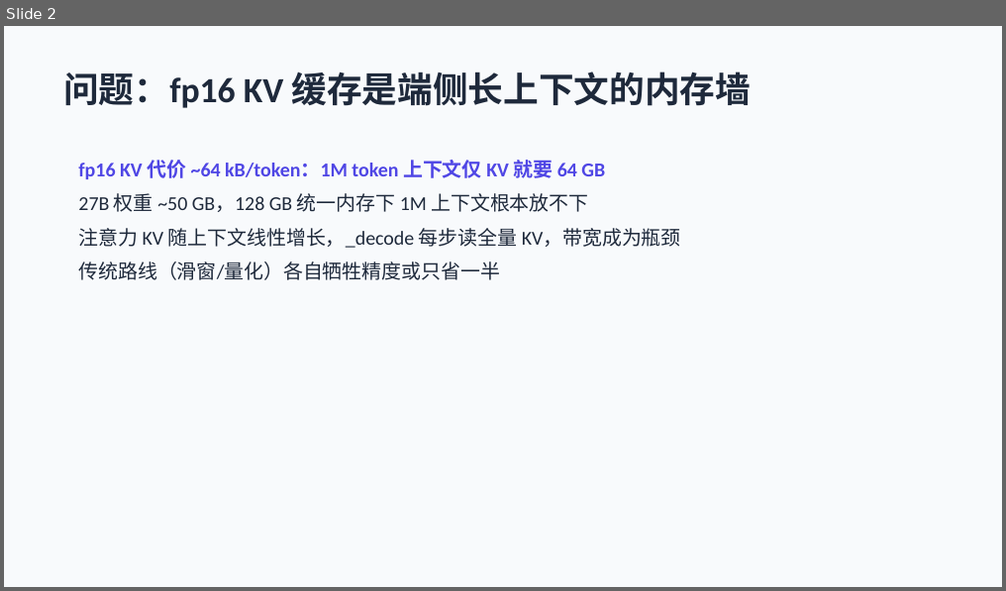
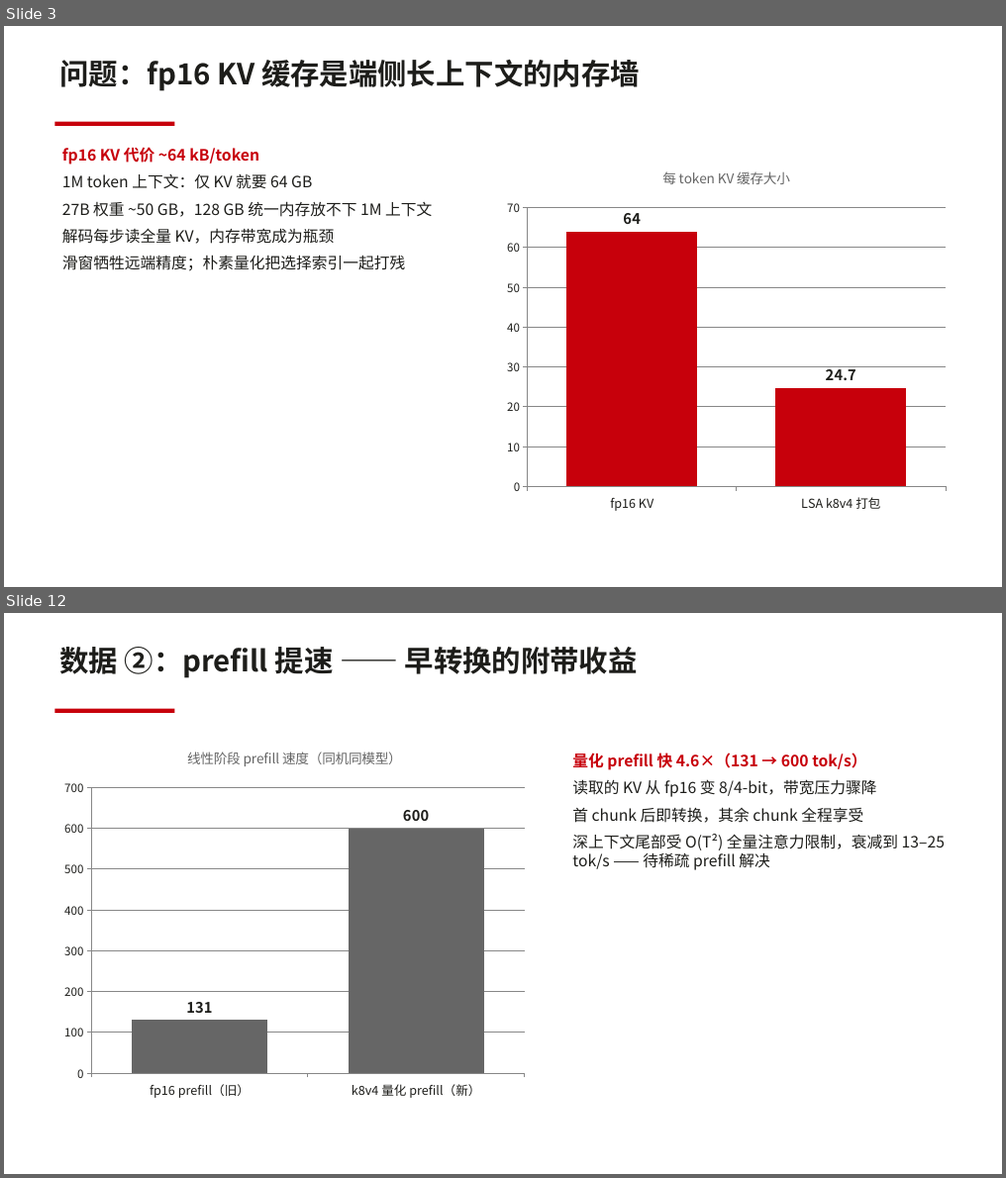
Before and after one commit to dahai80/fusion-lsa, a slide deck: docs/latent-spars-attention-mlx.pptx. Shown one above the other, each under a label of ours: slide 2 before the commit, slides 3 and 12 after it; the slides between them are not shown. The pictures are 1006x591 and 1006x1178 pixels, drawn with LibreOffice and Linux fonts; fonts in the diff are those of the drawing. Boxes give left, top, right and bottom in pixels: in the first picture for what was removed or moved away, otherwise in the second. Text is boxed around its words. In the diff, an @@ line names an element or a change of style, - is before the commit and + after.

```diff
--- a/docs/latent-spars-attention-mlx.pptx
+++ b/docs/latent-spars-attention-mlx.pptx
@@ slide 12 added at (4,613,1002,1174), background #FFFFFF @@
@@ text added at (60,647,638,678), 28 pt, text #1D1D1A, bold @@
+数据 ②：prefill 提速 —— 早转换的附带收益
@@ rectangle added at (54,709,174,713), fill #C7000B @@
@@ column chart added at (54,733,534,1107) @@
+title "线性阶段 prefill 速度（同机同模型）"
+categories: fp16 prefill（旧）, k8v4 量化 prefill（新）
+Series 1: 131, 600
@@ text added at (572,753,944,870), 15 pt, text #1D1D1A @@
+量化 prefill 快 4.6×（131 → 600 tok/s）
+读取的 KV 从 fp16 变 8/4-bit，带宽压力骤降
+首 chunk 后即转换，其余 chunk 全程享受
+深上下文尾部受 O(T²) 全量注意力限制，衰减到 13–25 tok/s —— 待稀疏 prefill 解决
@@ what was slide 2 is now slide 3 @@
@@ slide 3 changed as well @@
@@ rectangle removed at (4,26,1002,587) @@
@@ text "问题：fp16 KV 缓存是端侧长上下文的内存墙": place and size @@
-text "问题：fp16 KV 缓存是端侧长上下文的内存墙" at (63,72,751,108)
+text "问题：fp16 KV 缓存是端侧长上下文的内存墙" at (60,60,640,91)
@@ text "问题：fp16 KV 缓存是端侧长上下文的内存墙" at (60,60,640,91): size 34 to 28 pt, font Calibri to Noto Sans CJK SC, text colour #1E293B to #1D1D1A @@
@@ rectangle added at (54,122,174,126), fill #C7000B @@
@@ text at (62,147,432,272): text changed; size 19 to 15 pt; font Calibri to Noto Sans CJK SC; text colour #1E293B to #1D1D1A @@
-fp16 KV 代价 ~64 kB/token：1M token 上下文仅 KV 就要 64 GB
-27B 权重 ~50 GB，128 GB 统一内存下 1M 上下文根本放不下
-注意力 KV 随上下文线性增长，_decode 每步读全量 KV，带宽成为瓶颈
-传统路线（滑窗/量化）各自牺牲精度或只省一半
+fp16 KV 代价 ~64 kB/token
+1M token 上下文：仅 KV 就要 64 GB
+27B 权重 ~50 GB，128 GB 统一内存放不下 1M 上下文
+解码每步读全量 KV，内存带宽成为瓶颈
+滑窗牺牲远端精度；朴素量化把选择索引一起打残
@@ column chart added at (498,154,954,520) @@
+title "每 token KV 缓存大小"
+categories: fp16 KV, LSA k8v4 打包
+Series 1: 64, 24.7
```
Also in this commit, not shown: 5 other slides changed, 10 other slides added, 3 slides removed.
